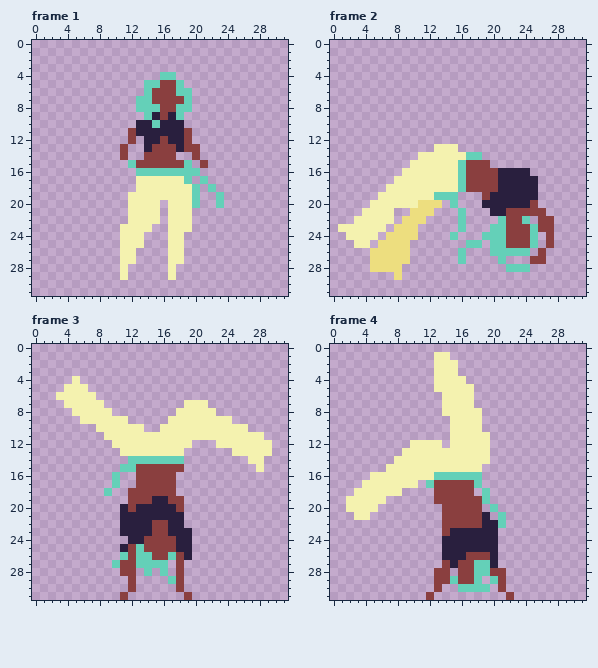
Two states of a pixel-art file, assets/characters/capoeirista.aseprite. This is how it looked before the edit.
32x32 pixels, 12 frames. Shown: frame 1, frame 2, frame 3, frame 4. The commit also changed other frames, which this record leaves out.
Once edited:
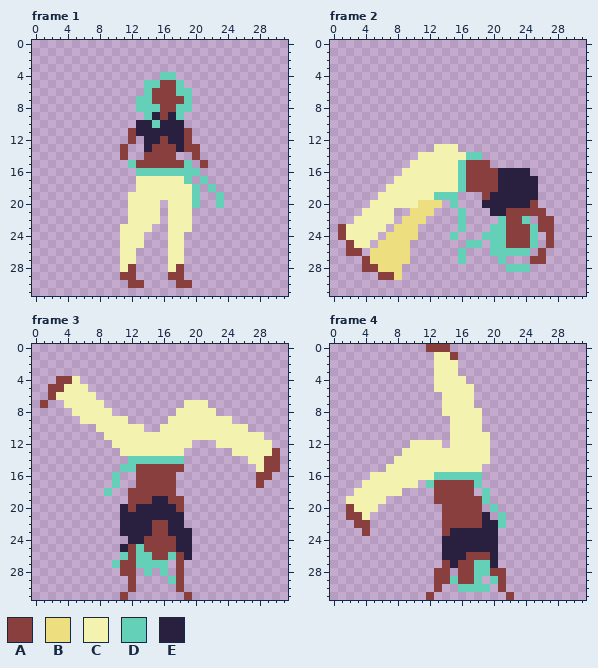
Palette (. is transparent): A #8a3f3f  B #edde7f  C #f4f2af  D #64d0b8  E #291f3e
Difference:
Frame 1, layer "Layer 1":
The edit adds colour A in rows 28 to 29 at x 12 and 18; in row 30 at x 12 to 13 and 18 to 19.
Colour C gives way to colour A in row 29 at x 11 and 17.
Frame 2, layer "Layer 1":
The edit adds colour A in row 24 at x 1; in row 25 at x 2; in row 26 at x 2 to 3; in rows 27 to 28 at x 4; in row 29 at x 6 to 7.
Colour B gives way to colour A in row 28 at x 5.
Colour C gives way to colour A in row 23 at x 1.
Frame 3, layer "Layer 1":
The edit adds colour A in row 4 at x 3 to 4; in row 5 at x 2 to 3; in row 6 at x 2; in row 7 at x 1; in row 13 at x 30; in rows 14 to 15 at x 29 to 30.
The edit adds colour A in row 16 at x 28 to 29; in row 17 at x 28.
Frame 4, layer "Layer 1":
The edit adds colour A in row 0 at x 12 to 14; in row 1 at x 15; in row 21 at x 2; in row 22 at x 3 to 4; in row 23 at x 4.
Colour C gives way to colour A in row 20 at x 2; in row 21 at x 3.
Boxes around the changes in both pictures, in picture pixels (x1, y1, x2, y2):
changed: (120, 264, 192, 288)
changed: (338, 224, 394, 280)
added: (40, 376, 72, 408)
added: (256, 448, 280, 488)
added: (426, 344, 458, 360)
changed: (346, 504, 370, 536)
